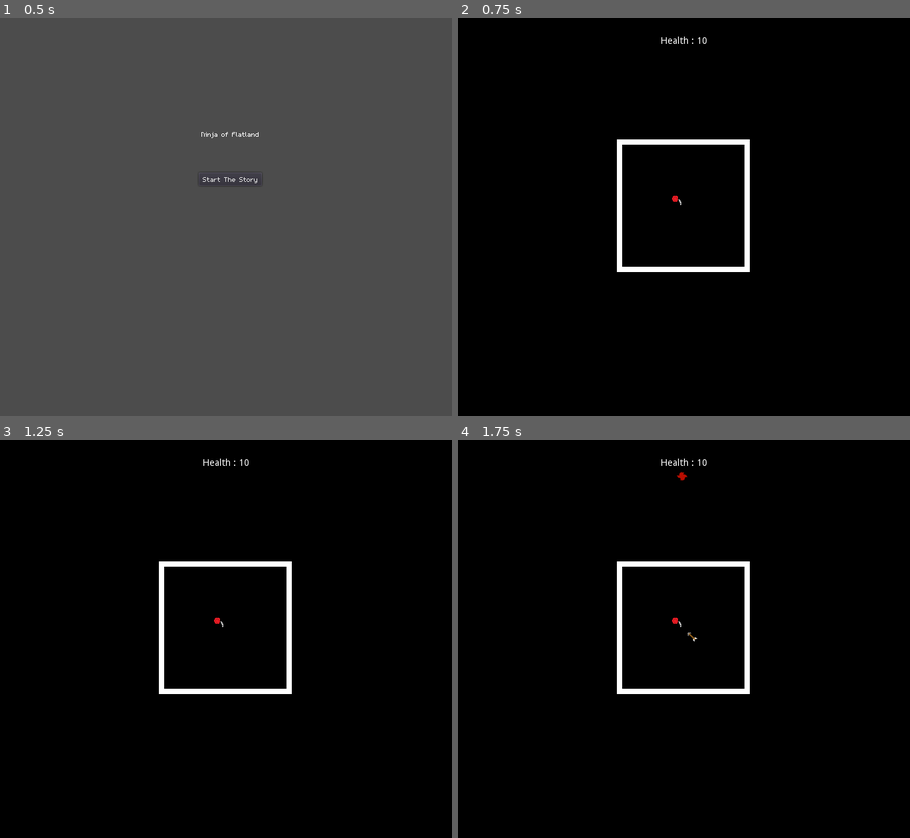
Above: before the commit, frames 1-4 (two rows, left to right).
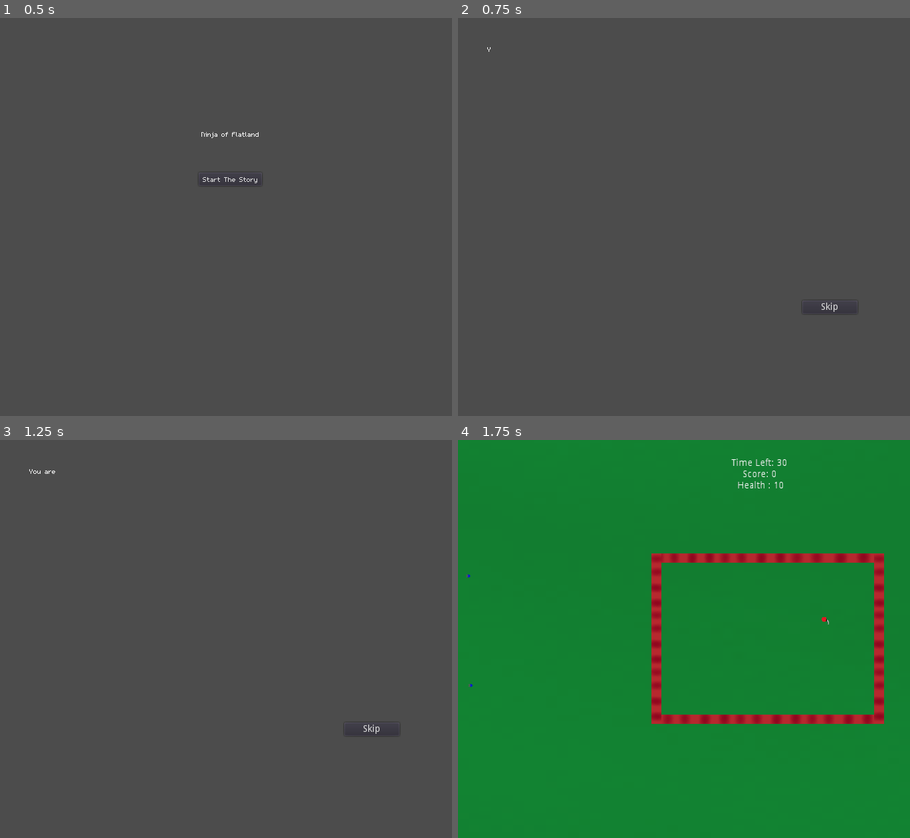
Above: after the commit, the same moments.

Repository: bsu-cs315/Final_Project_Group5
Game: Godot game, scene res://Scenes/TitleScreen.tscn
Same seed, same stepped clock (60 frames per second), same inputs: the game is played once before the commit and once after it.
Inputs (mouse positions are in pixels of both pictures, inside the frame that each line leads up to):
- Up to frame 1 (0.5 s): no input
- Up to frame 2 (0.75 s): click "Start The Story" at 0.5 s
- Up to frame 3 (1.25 s): no input
- Up to frame 4 (1.75 s): click (828, 730) at 1.25 s, where only the run after the commit has a clickable "Skip"

Frame 1 is identical in both runs. In frame 2, 100% of the frame differs, in the area x 0-100%, y 0-100%; in frame 3, 100%; in frame 4, 100%.

Commit message:
Resolve version conflicts, add restart button

Diff:
--- /dev/null
+++ b/project/EndGame.gd
@@ -0,0 +1,21 @@
+extends Sprite
+
+
+# Declare member variables here. Examples:
+# var a = 2
+# var b = "text"
+
+
+# Called when the node enters the scene tree for the first time.
+func _ready():
+	pass # Replace with function body.
+
+
+# Called every frame. 'delta' is the elapsed time since the previous frame.
+#func _process(delta):
+#	pass
+
+
+func _on_Button_pressed():
+	get_tree().change_scene("res://Scenes/TitleScreen.tscn")
+	pass # Replace with function body.
--- /dev/null
+++ b/project/EndGame.tscn
@@ -0,0 +1,20 @@
+[gd_scene load_steps=4 format=2]
+
+[ext_resource path="res://sprites/WinScreen.png" type="Texture" id=1]
+[ext_resource path="res://Scenes/themeTresent.tres" type="Theme" id=2]
+[ext_resource path="res://EndGame.gd" type="Script" id=3]
+
+[node name="Sprite" type="Sprite"]
+position = Vector2( 339, 301 )
+texture = ExtResource( 1 )
+script = ExtResource( 3 )
+
+[node name="Button" type="Button" parent="."]
+margin_left = -41.0
+margin_top = 25.0
+margin_right = 32.0
+margin_bottom = 45.0
+theme = ExtResource( 2 )
+text = "Reset"
+
+[connection signal="pressed" from="Button" to="." method="_on_Button_pressed"]
--- /dev/null
+++ b/project/GoalRegion.gd
@@ -0,0 +1,23 @@
+extends Area2D
+
+var AreaTimer = 5
+var isActive = false
+
+func _ready():
+	pass # Replace with function body.
+
+func _process(delta):
+	if isActive == true:
+		AreaTimer = AreaTimer - delta
+		print(AreaTimer)
+	if AreaTimer <= 0:
+		get_tree().change_scene("res://EndGame.tscn")
+		# send win signal
+
+func _on_Area2D_area_entered(area):
+	isActive = true
+
+
+
+func _on_Area2D_area_exited(area):
+	isActive = false
--- /dev/null
+++ b/project/GoalRegion.tscn
@@ -0,0 +1,20 @@
+[gd_scene load_steps=4 format=2]
+
+[ext_resource path="res://sprites/white_pixel.png" type="Texture" id=1]
+[ext_resource path="res://GoalRegion.gd" type="Script" id=2]
+
+[sub_resource type="RectangleShape2D" id=1]
+extents = Vector2( 0.5, 0.5 )
+
+[node name="Area2D" type="Area2D"]
+script = ExtResource( 2 )
+
+[node name="Sprite" type="Sprite" parent="."]
+modulate = Color( 1, 1, 1, 0.635294 )
+texture = ExtResource( 1 )
+
+[node name="CollisionShape2D" type="CollisionShape2D" parent="."]
+shape = SubResource( 1 )
+
+[connection signal="area_entered" from="." to="." method="_on_Area2D_area_entered"]
+[connection signal="area_exited" from="." to="." method="_on_Area2D_area_exited"]
--- a/project/Scenes/Bullets/Arrow.gd
+++ b/project/Scenes/Bullets/Arrow.gd
@@ -10,6 +10,7 @@
 
 	self.position.x = rand_range(200, 400)
 	self.position.y = rand_range(200, 400)
+
 
 	rotation = get_angle_to(_playerPosition)
 
--- a/project/Scenes/Level2.gd
+++ b/project/Scenes/Level2.gd
@@ -2,6 +2,8 @@
 
 onready var _HUD = get_node("HUD")
 onready var player = get_node("Player")
+
+var winState = false
 
 func _ready():
 	randomize()
--- a/project/Scenes/Level2.tscn
+++ b/project/Scenes/Level2.tscn
@@ -7,6 +7,7 @@
 [ext_resource path="res://sprites/black_pixel.png" type="Texture" id=5]
 [ext_resource path="res://Scenes/Waves/WaveShruiken.tscn" type="PackedScene" id=6]
 [ext_resource path="res://Scenes/Level2.gd" type="Script" id=7]
+[ext_resource path="res://GoalRegion.tscn" type="PackedScene" id=8]
 
 [node name="Level2" type="Node2D"]
 script = ExtResource( 7 )
@@ -15,6 +16,13 @@
 position = Vector2( 340, 300 )
 scale = Vector2( 680, 600 )
 texture = ExtResource( 5 )
+
+[node name="RichTextLabel" type="RichTextLabel" parent="."]
+margin_left = 197.0
+margin_top = 8.0
+margin_right = 488.0
+margin_bottom = 48.0
+text = "Stay in the gray box for 5 seconds to win!"
 
 [node name="HUD" parent="." instance=ExtResource( 2 )]
 
@@ -29,3 +37,7 @@
 
 [node name="WaveShruiken" parent="Arena" instance=ExtResource( 6 )]
 position = Vector2( -243, -283 )
+
+[node name="Area2D" parent="." instance=ExtResource( 8 )]
+position = Vector2( 373, 217 )
+scale = Vector2( 15, 15 )
--- a/project/Scenes/TitleScreen.gd
+++ b/project/Scenes/TitleScreen.gd
@@ -5,11 +5,20 @@
 
 func _on_Start_pressed():
 	$TimePerLetter.start()
+	$Button.visible = true
 	$Title.visible = false
 	$Start.visible = false
 
 
 func _on_TimePerLetter_timeout():
 	timer.visible_characters += 1
-	if(timer.visible_characters == 1):  # revert to 260 when not testing
-		get_tree().change_scene("res://Scenes/Level2.tscn")
+	if(timer.visible_characters == 260):  # revert to 260 when not testing
+		get_tree().change_scene("res://Scenes/World.tscn")
+
+
+
+
+
+func _on_Button_pressed():
+	get_tree().change_scene("res://Scenes/World.tscn")
+	pass # Replace with function body.
--- a/project/Scenes/TitleScreen.tscn
+++ b/project/Scenes/TitleScreen.tscn
@@ -41,7 +41,16 @@
 [node name="TimePerLetter" type="Timer" parent="."]
 wait_time = 0.1
 
+[node name="Button" type="Button" parent="."]
+visible = false
+margin_left = 518.0
+margin_top = 426.0
+margin_right = 601.0
+margin_bottom = 446.0
+text = "Skip"
+
 [connection signal="ready" from="Title" to="." method="_on_Title_ready"]
 [connection signal="pressed" from="Start" to="." method="_on_Start_pressed"]
 [connection signal="ready" from="Prologue" to="." method="_on_Prologue_ready"]
 [connection signal="timeout" from="TimePerLetter" to="." method="_on_TimePerLetter_timeout"]
+[connection signal="pressed" from="Button" to="." method="_on_Button_pressed"]
--- a/project/Scenes/World.gd
+++ b/project/Scenes/World.gd
@@ -19,6 +19,7 @@
 func _on_TimeLeft_timeout():
 	timeCount = timeCount + (100 * player.health)
 	$TimeCounter.stop()
+	get_tree().change_scene("res://Scenes/Level2.tscn")
 	# win Screen or next Scene
 
 
--- a/project/Scenes/World.tscn
+++ b/project/Scenes/World.tscn
@@ -7,7 +7,6 @@
 [ext_resource path="res://Barrier.tscn" type="PackedScene" id=5]
 [ext_resource path="res://HUD.tscn" type="PackedScene" id=6]
 [ext_resource path="res://Scenes/PauseMenu.tscn" type="PackedScene" id=7]
-[ext_resource path="res://Scenes/Bullets/ThrowingStar.tscn" type="PackedScene" id=8]
 
 [node name="World" type="Node2D"]
 script = ExtResource( 3 )
@@ -91,39 +90,58 @@
 
 [node name="AreaBullet3" parent="Wave1" instance=ExtResource( 4 )]
 position = Vector2( -369, 327 )
+collision_layer = 3
+collision_mask = 3
 
 [node name="AreaBullet4" parent="Wave1" instance=ExtResource( 4 )]
 position = Vector2( -349, 248 )
+collision_layer = 3
+collision_mask = 3
 
 [node name="AreaBullet5" parent="Wave1" instance=ExtResource( 4 )]
 position = Vector2( -417, 239 )
+collision_layer = 3
+collision_mask = 3
 
 [node name="AreaBullet6" parent="Wave1" instance=ExtResource( 4 )]
 position = Vector2( -311, 370 )
+collision_layer = 3
+collision_mask = 3
 
 [node name="AreaBullet7" parent="Wave1" instance=ExtResource( 4 )]
 position = Vector2( -409, 311 )
+collision_layer = 3
+collision_mask = 3
 
 [node name="AreaBullet8" parent="Wave1" instance=ExtResource( 4 )]
 position = Vector2( -311, 229 )
+collision_layer = 3
+collision_mask = 3
 
 [node name="AreaBullet9" parent="Wave1" instance=ExtResource( 4 )]
 position = Vector2( -344, 383 )
+collision_layer = 3
+collision_mask = 3
 
 [node name="AreaBullet10" parent="Wave1" instance=ExtResource( 4 )]
 position = Vector2( -390, 382 )
+collision_layer = 3
+collision_mask = 3
 
 [node name="AreaBullet11" parent="Wave1" instance=ExtResource( 4 )]
 position = Vector2( -318, 313 )
+collision_layer = 3
+collision_mask = 3
 
 [node name="AreaBullet12" parent="Wave1" instance=ExtResource( 4 )]
 position = Vector2( -379, 269 )
+collision_layer = 3
+collision_mask = 3
 
 [node name="AreaBullet13" parent="Wave1" instance=ExtResource( 4 )]
 position = Vector2( -348, 205 )
-
-[node name="ThrowingStar" parent="Wave1" instance=ExtResource( 8 )]
-position = Vector2( 254, 225 )
+collision_layer = 3
+collision_mask = 3
 
 [node name="TimeLeft" type="Timer" parent="."]
 wait_time = 31.0
Not shown: 1 places in project/Scenes/Level2.tscn that only renumber resources
Not shown: 1 places in project/Scenes/World.tscn that only renumber resources
Binary file added: project/sprites/WinScreen.png
Not shown, added: project/sprites/WinScreen.png.import
Binary file added: project/sprites/win.PNG
Not shown, added: project/sprites/win.PNG.import
